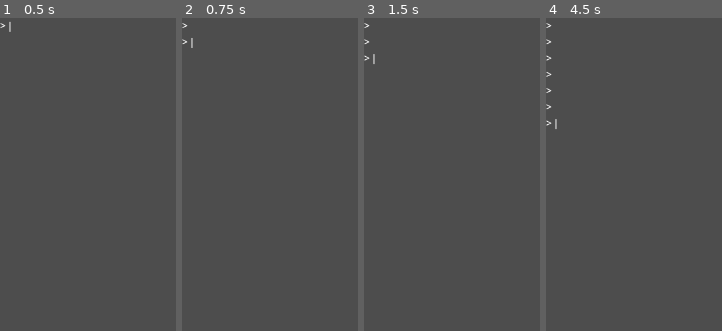
Above: before the commit, frames 1-4 (left to right).
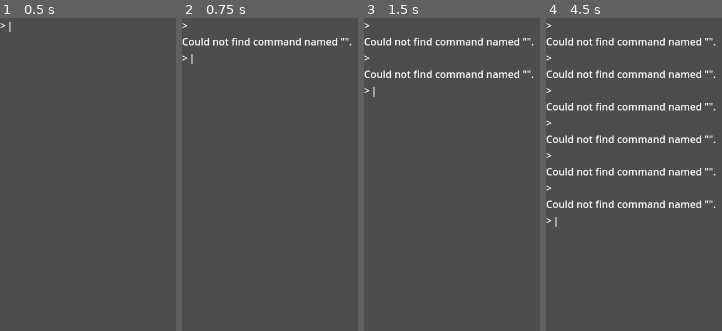
Above: after the commit, the same moments.

Repository: huhthatsnice/Square-Games
Game: Godot game, scene res://scenes/menu.tscn
Two runs of this game, one before a commit and one after it. Both use one fixed random seed, a clock stepped at 60 frames per second and the inputs below. This scene is started directly instead of the project's main scene.
Inputs:
- Up to frame 1 (0.5 s): no input
- Up to frame 2 (0.75 s): tap Enter at 0.5 s; hold Right from 0.53 s (still down); tap Backspace at 0.6 s
- Up to frame 3 (1.5 s): tap Space at 1.25 s; release Right at 1.28 s; hold Left from 1.28 s (still down); tap Enter at 1.35 s
- Up to frame 4 (4.5 s): tap Enter at 2, 2.85, 3.5, 4.35 s; release Left at 2.03 s; hold Right 2.03-3.53 s; tap Backspace at 2.1, 3.6 s; tap Space at 2.75, 4.25 s; hold Left from 3.53 s (still down)

Frame 1 is identical in both runs. In frame 2, 1.2% of the frame differs, in the area x 0-97%, y 6-15%; in frame 3, 2.4%; in frame 4, 7.0%, in the area x 0-97%, y 6-67%.

Commit message:
add command loader
add command loader and change a bunch of random stuff

Diff:
--- a/project.godot
+++ b/project.godot
@@ -28,6 +28,8 @@
 [autoload]
 
 SSCS="*res://scripts/singletons/SSCS.gd"
+Terminal="*res://scenes/terminal.tscn"
+CommandLoader="*res://scripts/CommandLoader.gd"
 
 [debug]
 
--- a/scenes/menu.tscn
+++ b/scenes/menu.tscn
@@ -1,26 +1,12 @@
-[gd_scene load_steps=5 format=3 uid="uid://kvgxw6len3g5"]
+[gd_scene load_steps=2 format=3 uid="uid://bvu7fbyxi5nab"]
 
 [ext_resource type="Script" uid="uid://0lufbwn5daio" path="res://scripts/menu.gd" id="1_yqjtg"]
-[ext_resource type="Script" uid="uid://fpdfqibiw5d7" path="res://scripts/terminal.gd" id="2_lnu2h"]
-
-[sub_resource type="SystemFont" id="SystemFont_noarx"]
-subpixel_positioning = 0
-
-[sub_resource type="LabelSettings" id="LabelSettings_a0tk4"]
-font = SubResource("SystemFont_noarx")
 
 [node name="Menu" type="Control"]
 layout_mode = 3
-anchors_preset = 0
+anchors_preset = 15
+anchor_right = 1.0
+anchor_bottom = 1.0
+grow_horizontal = 2
+grow_vertical = 2
 script = ExtResource("1_yqjtg")
-
-[node name="Terminal" type="Label" parent="."]
-unique_name_in_owner = true
-layout_mode = 0
-offset_right = 1152.0
-offset_bottom = 648.0
-size_flags_horizontal = 3
-size_flags_vertical = 3
-label_settings = SubResource("LabelSettings_a0tk4")
-autowrap_mode = 2
-script = ExtResource("2_lnu2h")
--- /dev/null
+++ b/scenes/terminal.tscn
@@ -0,0 +1,21 @@
+[gd_scene load_steps=4 format=3 uid="uid://cmhf6nd2laeuc"]
+
+[ext_resource type="Script" uid="uid://fpdfqibiw5d7" path="res://scripts/Terminal.gd" id="1_m430i"]
+
+[sub_resource type="SystemFont" id="SystemFont_noarx"]
+subpixel_positioning = 0
+
+[sub_resource type="LabelSettings" id="LabelSettings_a0tk4"]
+font = SubResource("SystemFont_noarx")
+
+[node name="Terminal" type="Label"]
+anchors_preset = 15
+anchor_right = 1.0
+anchor_bottom = 1.0
+grow_horizontal = 2
+grow_vertical = 2
+size_flags_horizontal = 3
+size_flags_vertical = 3
+label_settings = SubResource("LabelSettings_a0tk4")
+autowrap_mode = 2
+script = ExtResource("1_m430i")
--- /dev/null
+++ b/scripts/CommandLoader.gd
@@ -0,0 +1,138 @@
+extends Node
+
+class Command:
+	var function:Callable
+	var names:Array[String]
+
+	func _init(function_arg:Callable,names_arg:Array[String]) -> void:
+		function=function_arg
+		names=names_arg
+
+var commands:Array[Command]=[]
+
+func register_command(command:Command) -> void:
+	commands.append(command)
+
+func _ready() -> void:
+
+	Terminal.line_entered.connect(func(line:String)->void:
+		var split:PackedStringArray = line.split(" ")
+		var cmd:String = split[0]
+		var args:PackedStringArray = split.slice(1)
+		var argc:int = len(args)
+
+		var ran:bool = false
+
+		for command:Command in commands:
+			if command.names.has(cmd):
+				if argc>=command.function.get_argument_count():
+					ran=true
+					command.function.callv(args)
+				else:
+					Terminal.print_console("Too few arguments (Expected at least {0} arguments, got {1}).\n".format([command.function.get_argument_count(),argc]))
+				break
+
+		if not ran:
+			Terminal.print_console("Could not find command named \"{0}\".\n".format([cmd]))
+
+	)
+	#register commands
+
+	register_command(Command.new(func() -> void:
+		Terminal.console_text=""
+	,["clr","clear"]))
+
+	register_command(Command.new(func() -> void:
+		for v:String in DirAccess.get_directories_at("user://maps"):
+			Terminal.print_console(v+"\n")
+	,["lsm","listsongs","listmaps"]))
+
+	register_command(Command.new(func() -> void:
+		for i:String in SSCS.settings.keys():
+			var v:Variant = SSCS.settings[i]
+			Terminal.print_console("{0}:{1}\n".format([i,v]))
+	,["lss","listsettings"]))
+
+	register_command(Command.new(func(setting_name:String,setting_value:String) -> void:
+		if SSCS.settings.has(setting_name):
+			var type:int = typeof(SSCS.settings[setting_name])
+			var out:Variant
+			var valid:bool = true
+			match type:
+				TYPE_FLOAT:
+					if setting_value.is_valid_float():
+						SSCS.settings[setting_name]=setting_value.to_float()
+					else:
+						valid = false
+				TYPE_INT:
+					if setting_value.is_valid_int():
+						SSCS.settings[setting_name]=setting_value.to_int()
+					else:
+						valid = false
+				TYPE_BOOL:
+					if setting_value=="false" or setting_value=="true":
+						SSCS.settings[setting_name]=setting_value=="true"
+					else:
+						valid = false
+			if valid:
+				Terminal.print_console("Set {0} to {1} successfully.\n".format([setting_name,setting_value]))
+			else:
+				Terminal.print_console("Failed to set {0} to {1} (invalid setting value).\n".format([setting_name,setting_value]))
+		else:
+			Terminal.print_console("Failed to set {0} to {1} (invalid setting name).\n".format([setting_name,setting_value]))
+	,["set","setsetting"]))
+
+
+			#elif cmd =="lsm" or cmd =="listsongs" or cmd=="listmaps":
+			#for v:String in DirAccess.get_directories_at("user://maps"):
+				#%Terminal.print_console(v+"\n")
+		#elif cmd=="lss" or cmd=="listsettings":
+			#for i:String in SSCS.settings.keys():
+				#var v:Variant = SSCS.settings[i]
+				#%Terminal.print_console("{0}:{1}\n".format([i,v]))
+
+	#if cmd=="clr" or cmd=="clear":
+			#%Terminal.consoleText=""
+		#elif cmd=="set" or cmd=="setsetting":
+			#print("got set command")
+			#if len(split)!=3:
+				#%Terminal.print_console("Invalid argument count.\n")
+				#return
+#
+			#if SSCS.settings.has(split[1]):
+				#var type:int = typeof(SSCS.settings[split[1]])
+				#var out:Variant
+				#var valid:bool = true
+				#match type:
+					#TYPE_FLOAT:
+						#if split[2].is_valid_float():
+							#SSCS.settings[split[1]]=split[2].to_float()
+						#else:
+							#valid = false
+							#%Terminal.print_console("Failed to set {0} to {1} (invalid setting value).\n".format([split[1],split[2]]))
+					#TYPE_INT:
+						#if split[2].is_valid_int():
+							#SSCS.settings[split[1]]=split[2].to_int()
+						#else:
+							#valid = false
+							#%Terminal.print_console("Failed to set {0} to {1} (invalid setting value).\n".format([split[1],split[2]]))
+					#TYPE_BOOL:
+						#if split[2]=="false" or split[2]=="true":
+							#SSCS.settings[split[1]]=split[2]=="true"
+						#else:
+							#valid = false
+							#%Terminal.print_console("Failed to set {0} to {1} (invalid setting value).\n".format([split[1],split[2]]))
+				#if valid:
+					#%Terminal.print_console("Set {0} to {1} successfully.\n".format([split[1],split[2]]))
+			#else:
+				#%Terminal.print_console("Failed to set {0} to {1} (invalid setting name).\n".format([split[1],split[2]]))
+#
+		#elif cmd =="lsm" or cmd =="listsongs" or cmd=="listmaps":
+			#for v:String in DirAccess.get_directories_at("user://maps"):
+				#%Terminal.print_console(v+"\n")
+		#elif cmd=="lss" or cmd=="listsettings":
+			#for i:String in SSCS.settings.keys():
+				#var v:Variant = SSCS.settings[i]
+				#%Terminal.print_console("{0}:{1}\n".format([i,v]))
+		#else:
+			#%Terminal.print_console("No valid command named {0}.\n".format([split[0]]))
--- a/scripts/menu.gd
+++ b/scripts/menu.gd
@@ -1,58 +1,4 @@
-extends Node3D
-
+extends Control
 
 func _ready() -> void:
-	#make sure directories exist
-	DirAccess.make_dir_absolute("user://maps")
-
-	#set up commands
-	%Terminal.line_entered.connect(func(line:String)->void:
-		var split:PackedStringArray = line.split(" ")
-
-		var cmd:String = split[0]
-		if cmd=="clr" or cmd=="clear":
-			%terminal.consoleText=""
-		elif cmd=="set" or cmd=="setsetting":
-			print("got set command")
-			if len(split)!=3:
-				%terminal.print_console("Invalid argument count.\n")
-				return
-
-			if SSCS.settings.has(split[1]):
-				var type:int = typeof(SSCS.settings[split[1]])
-				var out:Variant
-				var valid:bool = true
-				match type:
-					TYPE_FLOAT:
-						if split[2].is_valid_float():
-							SSCS.settings[split[1]]=split[2].to_float()
-						else:
-							valid = false
-							%terminal.print_console("Failed to set {0} to {1} (invalid setting value).\n".format([split[1],split[2]]))
-					TYPE_INT:
-						if split[2].is_valid_int():
-							SSCS.settings[split[1]]=split[2].to_int()
-						else:
-							valid = false
-							%terminal.print_console("Failed to set {0} to {1} (invalid setting value).\n".format([split[1],split[2]]))
-					TYPE_BOOL:
-						if split[2]=="false" or split[2]=="true":
-							SSCS.settings[split[1]]=split[2]=="true"
-						else:
-							valid = false
-							%terminal.print_console("Failed to set {0} to {1} (invalid setting value).\n".format([split[1],split[2]]))
-				if valid:
-					%terminal.print_console("Set {0} to {1} successfully.\n".format([split[1],split[2]]))
-			else:
-				%terminal.print_console("Failed to set {0} to {1} (invalid setting name).\n".format([split[1],split[2]]))
-
-		elif cmd =="lsm" or cmd =="listsongs" or cmd=="listmaps":
-			for v:String in DirAccess.get_directories_at("user://maps"):
-				%terminal.print_console(v+"\n")
-		elif cmd=="lss" or cmd=="listsettings":
-			for i:String in SSCS.settings.keys():
-				var v:Variant = SSCS.settings[i]
-				%terminal.print_console("{0}:{1}\n".format([i,v]))
-		else:
-			%terminal.print_console("No valid command named {0}.\n".format([split[0]]))
-	)
+	pass
--- a/scripts/singletons/SSCS.gd
+++ b/scripts/singletons/SSCS.gd
@@ -11,4 +11,5 @@
 var settings: Settings = Settings.new()
 
 func _ready() -> void:
-	pass
+	#make sure directories exist
+	DirAccess.make_dir_absolute("user://maps")
--- a/scripts/terminal.gd
+++ b/scripts/terminal.gd
@@ -20,12 +20,6 @@
 
 func _ready() -> void:
 	update_console()
-	var root:Window = get_tree().get_root()
-
-	root.size_changed.connect(func() -> void:
-		print("resize ",root.size)
-		self.size=root.size
-	)
 
 func _input(event:InputEvent) -> void:
 	if not is_accepting_input:
Not shown, added: scripts/CommandLoader.gd.uid
